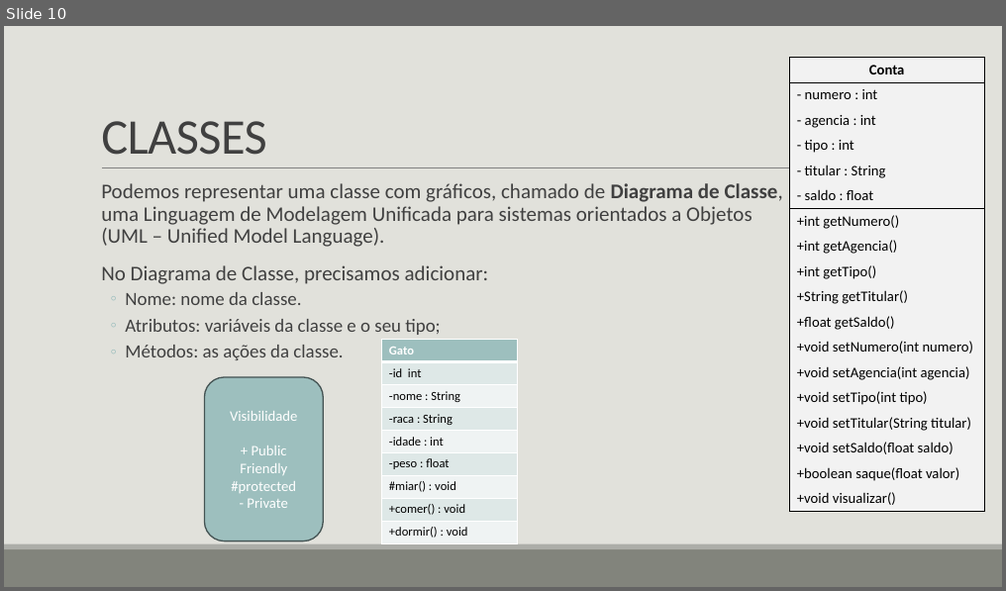
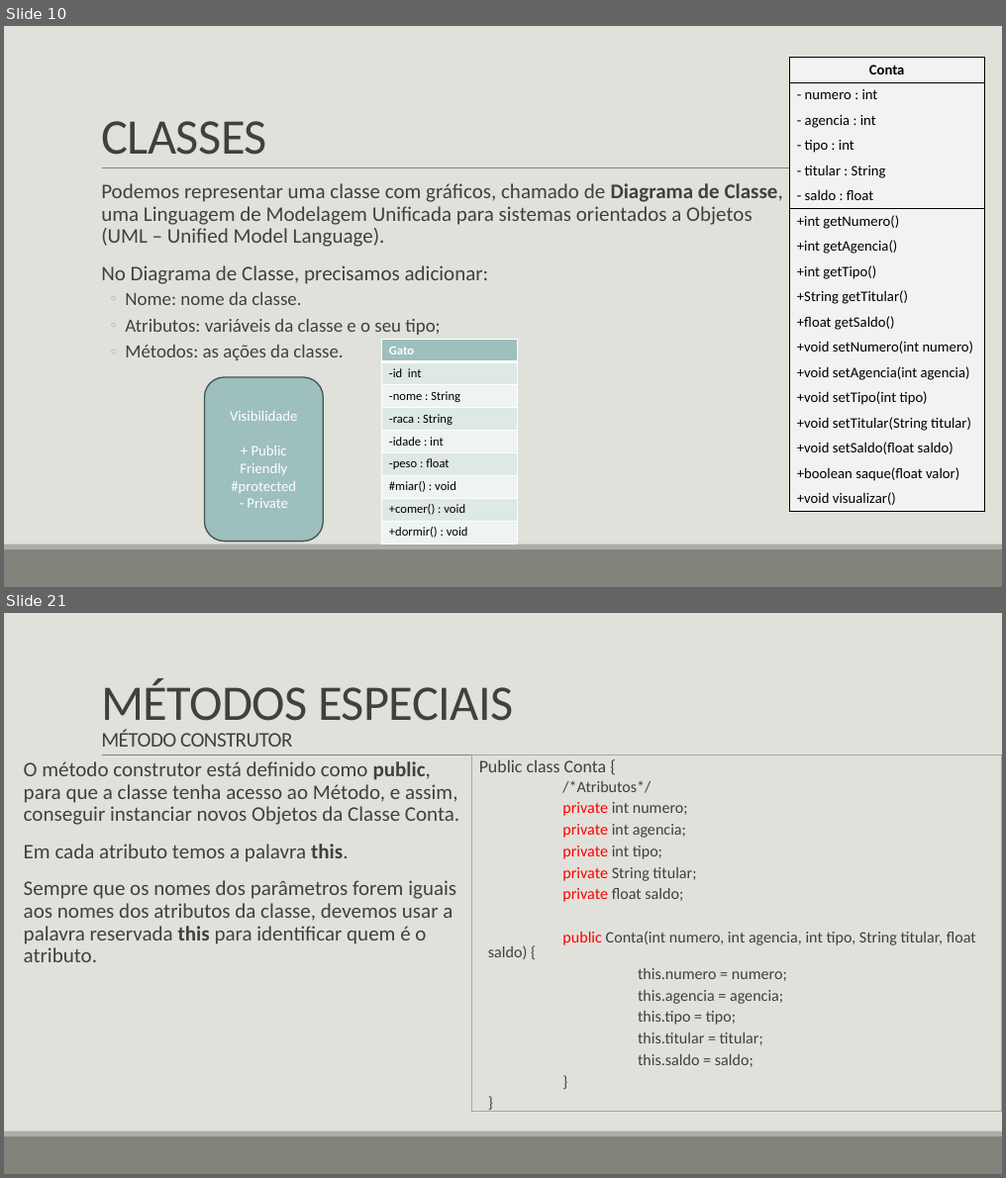
Before and after one commit to LucasHerculanoAmaro/Minhas-Aulas, a slide deck: Euripedes Simões de Paula/Java/Programação Orientada a Objetos/Programação Orientada a Objetos.pptx. Shown one above the other, each under a label of ours: slide 10 before the commit, slides 10 and 21 after it; the slides between them are not shown. The pictures are 1006x591 and 1006x1178 pixels, drawn with LibreOffice and Linux fonts; fonts in the diff are those of the drawing. Boxes give left, top, right and bottom in pixels: in the first picture for what was removed or moved away, otherwise in the second. Text is boxed around its words. In the diff, an @@ line names an element or a change of style, - is before the commit and + after.

```diff
--- a/Euripedes Simões de Paula/Java/Programação Orientada a Objetos/Programação Orientada a Objetos.pptx
+++ b/Euripedes Simões de Paula/Java/Programação Orientada a Objetos/Programação Orientada a Objetos.pptx
@@ slide 21 added at box(4, 613, 1002, 1174), background #E1E1DB; not listed: 3 template elements that a slide beside it also shows @@
@@ title added at box(101, 678, 514, 747), 48 pt, text #404040 @@
+MÉTODOS ESPECIAIS
+MÉTODO CONSTRUTOR
@@ text added at box(472, 756, 1002, 1112), outline #A6A6A6 0.75 pt, 15.3 pt, text #404040 @@
+  Public class Conta {
+  /*Atributos*/
+  private int numero;
+  private int agencia;
+  private int tipo;
+  private String titular;
+  private float saldo;
+  public Conta(int numero, int agencia, int tipo, String titular, float saldo) {
+  this.numero = numero;
+  this.agencia = agencia;
+  this.tipo = tipo;
+  this.titular = titular;
+  this.saldo = saldo;
+  }
+  }
@@ text added at box(24, 761, 459, 962), 20 pt, text #404040 @@
+  O método construtor está definido como public, para que a classe tenha acesso ao Método, e assim, conseguir instanciar novos Objetos da Classe Conta.
+  Em cada atributo temos a palavra this.
+  Sempre que os nomes dos parâmetros forem iguais aos nomes dos atributos da classe, devemos usar a palavra reservada this para identificar quem é o atributo.
```
Also in this commit, not shown: 3 slides changed, 14 other slides added, 1 other file.
